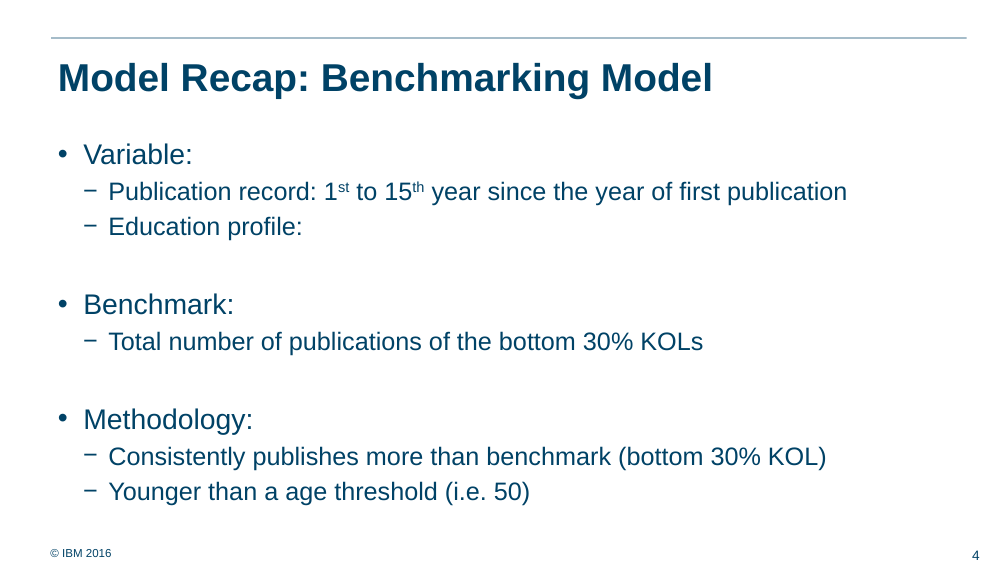
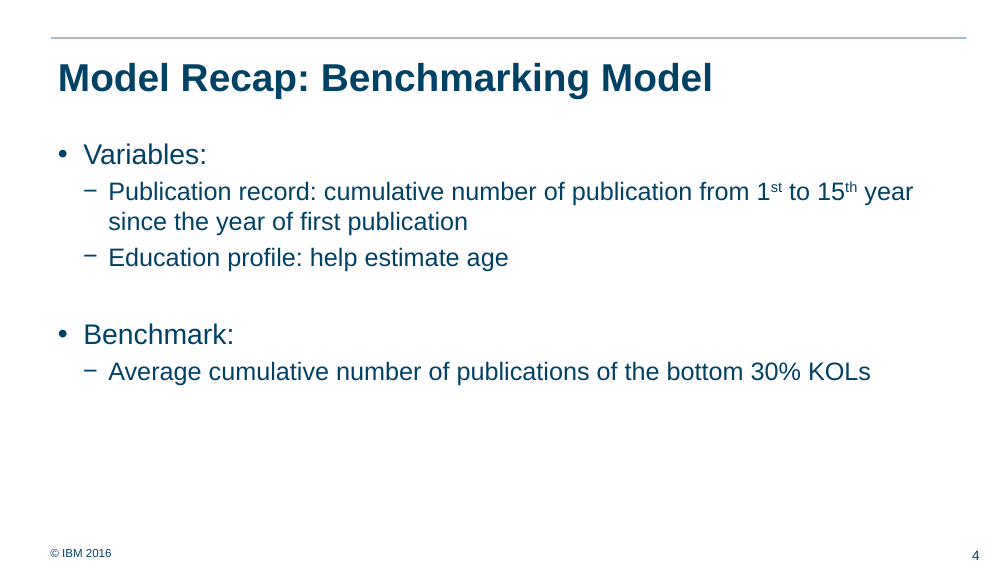
Before and after one commit to ralf0615/Rising_stars, a slide deck: slide 4 of oncology_profile/Slides/Rising_stars_oncology_profiles_update_v1.pptx. Drawn at 1008x567 pixels with LibreOffice and Linux fonts; fonts in the diff are those of the drawing; background and template pictures are left out. Boxes give left, top, right and bottom in pixels: in the first picture for what was removed or moved away, otherwise in the second. Text is boxed around its words. In the diff, an @@ line names an element or a change of style, - is before the commit and + after.

```diff
--- a/oncology_profile/Slides/Rising_stars_oncology_profiles_update_v1.pptx
+++ b/oncology_profile/Slides/Rising_stars_oncology_profiles_update_v1.pptx
@@ text at <box>83,143,913,271</box>: text changed @@
-• Variable:
-  − Publication record: 1st to 15th year since the year of first publication
-  − Education profile:
+• Variables:
+  − Publication record: cumulative number of publication from 1st to 15th year since the year of first publication
+  − Education profile: help estimate age
@@ text at <box>108,361,871,386</box>: text changed @@
-  − Total number of publications of the bottom 30% KOLs
-• Methodology:
-  − Consistently publishes more than benchmark (bottom 30% KOL)
-  − Younger than a age threshold (i.e. 50)
+  − Average cumulative number of publications of the bottom 30% KOLs
```
Also in this commit, not shown: 3 other slides changed, 1 slide added, 1 slide removed, 2 other files.
